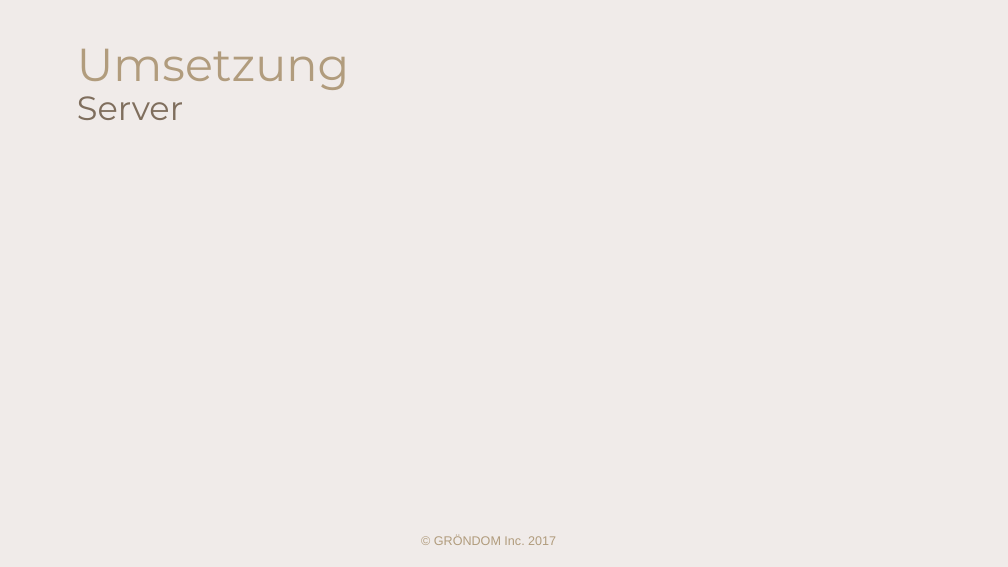
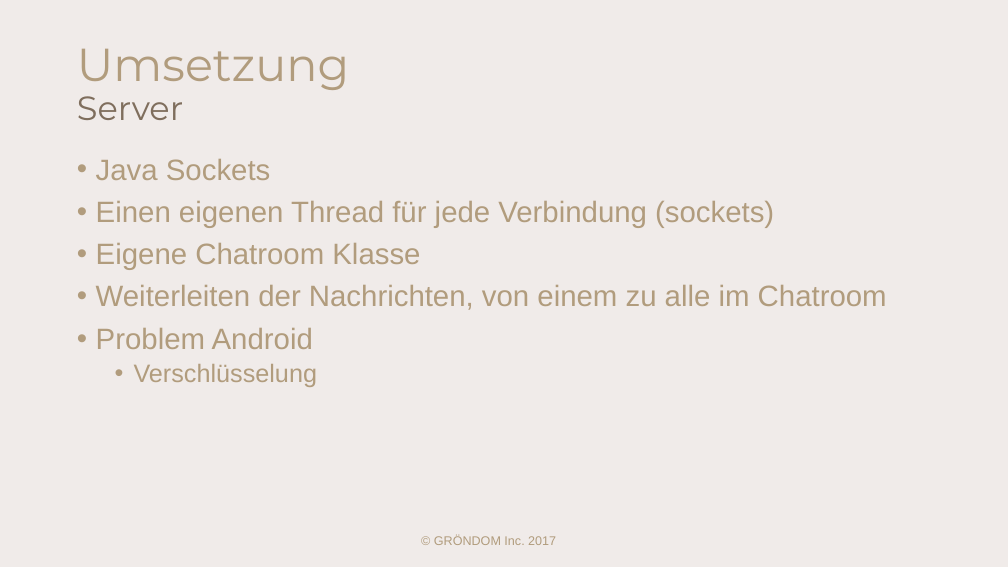
Before and after one commit to GAEBE2/GR-NDOM, a slide deck: slide 12 of documentation/specifications/GRÖNDOM_Präsentation.pptx. Drawn at 1008x567 pixels with LibreOffice and Linux fonts; fonts in the diff are those of the drawing. Boxes give left, top, right and bottom in pixels: in the first picture for what was removed or moved away, otherwise in the second. Text is boxed around its words. In the diff, an @@ line names an element or a change of style, - is before the commit and + after.

```diff
--- a/documentation/specifications/GRÖNDOM_Präsentation.pptx
+++ b/documentation/specifications/GRÖNDOM_Präsentation.pptx
@@ text added at <box>96,159,887,387</box>, 28 pt, text #B19C7D @@
+• Java Sockets
+• Einen eigenen Thread für jede Verbindung (sockets)
+• Eigene Chatroom Klasse
+• Weiterleiten der Nachrichten, von einem zu alle im Chatroom
+• Problem Android
+  • Verschlüsselung
```
Also in this commit, not shown: 3 other slides changed, 1 slide removed, 3 other files.
